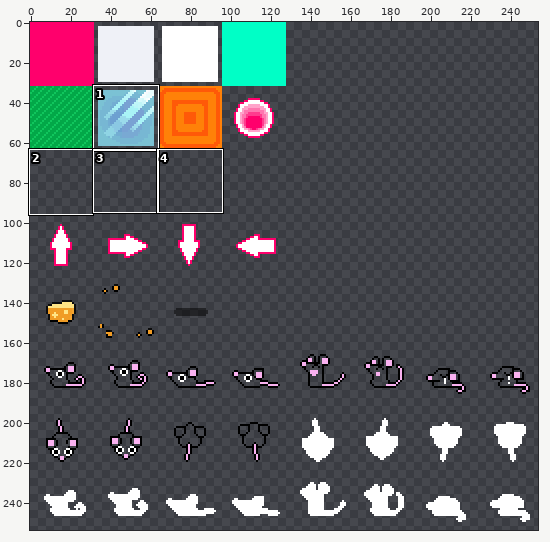
A sprite sheet gets an edit: rat-race/Assets/Textures/spritesheet.png. The picture above shows the old version from afar; the outline marks the close-up.
Close-up. Before the edit:
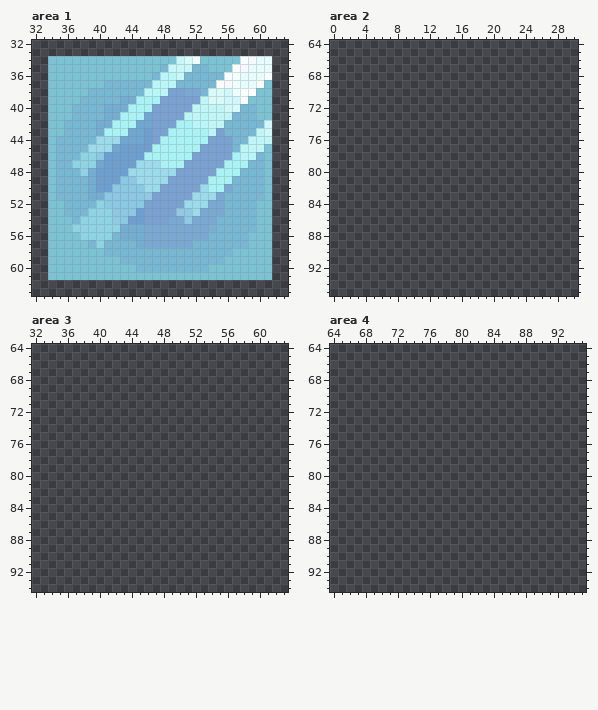
The file is 256x256 pixels. Colours within 5 levels of each other are drawn and written as one. Shown: area 1: x 32..63, y 32..63; area 2: x 0..30, y 64..95; area 3: x 32..63, y 64..94; area 4: x 64..95, y 64..94. The wide view leaves out empty margins. The commit also changed other parts of the picture, which this record leaves out.
After the commit:
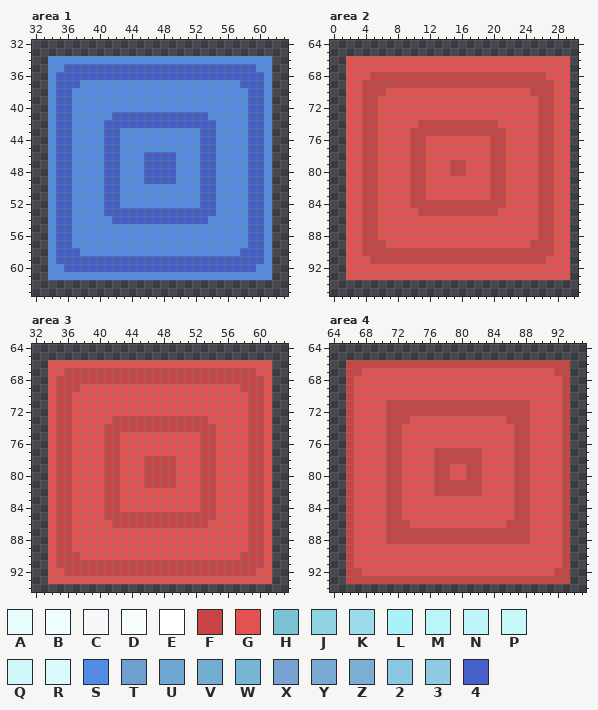
Palette (. is transparent): A #e8fcfd  B #eefdfd  C #f7f8fc  D #f7fefe  E #ffffff  F #c84545  G #e35151  H #7bc2d4  J #8fd4e4  K #9bdbeb  L #a9f3f6  M #baf5f8  N #c0f6f8  P #c7f7f9  Q #d0f8fa  R #d8fafb  S #518be3  T #6da0d1  U #70a6d2  V #73add2  W #77b7d3  X #79a2d3  Y #79a9d3  Z #7aafd3  2 #8ac8e3  3 #90c9e4  4 #4561c8
Diff:
Changed rows in their new state; - is an unchanged pixel.
Area 1:
first column x 34:
34 SSSSSSSSSSSSSSSSSSSSSSSSSSSS
35 SS444444444444444444444444SS
36 S44444444444444444444444444S
37 S444SSSSSSSSSSSSSSSSSSSS444S
38 S44SSSSSSSSSSSSSSSSSSSSSS44S
39 S44SSSSSSSSSSSSSSSSSSSSSS44S
40 S44SSSSSSSSSSSSSSSSSSSSSS44S
41 S44SSSSS444444444444SSSSS44S
42 S44SSSS44444444444444SSSS44S
43 S44SSSS44SSSSSSSSSS44SSSS44S
44 S44SSSS44SSSSSSSSSS44SSSS44S
45 S44SSSS44SSSSSSSSSS44SSSS44S
46 S44SSSS44SSS4444SSS44SSSS44S
47 S44SSSS44SSS4444SSS44SSSS44S
48 S44SSSS44SSS4444SSS44SSSS44S
49 S44SSSS44SSS4444SSS44SSSS44S
50 S44SSSS44SSSSSSSSSS44SSSS44S
51 S44SSSS44SSSSSSSSSS44SSSS44S
52 S44SSSS44SSSSSSSSSS44SSSS44S
53 S44SSSS44444444444444SSSS44S
54 S44SSSSS444444444444SSSSS44S
55 S44SSSSSSSSSSSSSSSSSSSSSS44S
56 S44SSSSSSSSSSSSSSSSSSSSSS44S
57 S44SSSSSSSSSSSSSSSSSSSSSS44S
58 S444SSSSSSSSSSSSSSSSSSSS444S
59 S44444444444444444444444444S
60 SS444444444444444444444444SS
61 SSSSSSSSSSSSSSSSSSSSSSSSSSSS
Area 2:
first column x 2:
66 GGGGGGGGGGGGGGGGGGGGGGGGGGGG
67 GGGGGGGGGGGGGGGGGGGGGGGGGGGG
68 GGGFFFFFFFFFFFFFFFFFFFFFFGGG
69 GGFFFFFFFFFFFFFFFFFFFFFFFFGG
70 GGFFFGGGGGGGGGGGGGGGGGGFFFGG
71 GGFFGGGGGGGGGGGGGGGGGGGGFFGG
72 GGFFGGGGGGGGGGGGGGGGGGGGFFGG
73 GGFFGGGGGGGGGGGGGGGGGGGGFFGG
74 GGFFGGGGGFFFFFFFFFFGGGGGFFGG
75 GGFFGGGGFFFFFFFFFFFFGGGGFFGG
76 GGFFGGGGFFGGGGGGGGFFGGGGFFGG
77 GGFFGGGGFFGGGGGGGGFFGGGGFFGG
78 GGFFGGGGFFGGGGGGGGFFGGGGFFGG
79 GGFFGGGGFFGGGFFGGGFFGGGGFFGG
80 GGFFGGGGFFGGGFFGGGFFGGGGFFGG
81 GGFFGGGGFFGGGGGGGGFFGGGGFFGG
82 GGFFGGGGFFGGGGGGGGFFGGGGFFGG
83 GGFFGGGGFFGGGGGGGGFFGGGGFFGG
84 GGFFGGGGFFFFFFFFFFFFGGGGFFGG
85 GGFFGGGGGFFFFFFFFFFGGGGGFFGG
86 GGFFGGGGGGGGGGGGGGGGGGGGFFGG
87 GGFFGGGGGGGGGGGGGGGGGGGGFFGG
88 GGFFGGGGGGGGGGGGGGGGGGGGFFGG
89 GGFFFGGGGGGGGGGGGGGGGGGFFFGG
90 GGFFFFFFFFFFFFFFFFFFFFFFFFGG
91 GGGFFFFFFFFFFFFFFFFFFFFFFGGG
92 GGGGGGGGGGGGGGGGGGGGGGGGGGGG
93 GGGGGGGGGGGGGGGGGGGGGGGGGGGG
Area 3:
first column x 34:
66 GGGGGGGGGGGGGGGGGGGGGGGGGGGG
67 GGFFFFFFFFFFFFFFFFFFFFFFFFGG
68 GFFFFFFFFFFFFFFFFFFFFFFFFFFG
69 GFFFGGGGGGGGGGGGGGGGGGGGFFFG
70 GFFGGGGGGGGGGGGGGGGGGGGGGFFG
71 GFFGGGGGGGGGGGGGGGGGGGGGGFFG
72 GFFGGGGGGGGGGGGGGGGGGGGGGFFG
73 GFFGGGGGFFFFFFFFFFFFGGGGGFFG
74 GFFGGGGFFFFFFFFFFFFFFGGGGFFG
75 GFFGGGGFFGGGGGGGGGGFFGGGGFFG
76 GFFGGGGFFGGGGGGGGGGFFGGGGFFG
77 GFFGGGGFFGGGGGGGGGGFFGGGGFFG
78 GFFGGGGFFGGGFFFFGGGFFGGGGFFG
79 GFFGGGGFFGGGFFFFGGGFFGGGGFFG
80 GFFGGGGFFGGGFFFFGGGFFGGGGFFG
81 GFFGGGGFFGGGFFFFGGGFFGGGGFFG
82 GFFGGGGFFGGGGGGGGGGFFGGGGFFG
83 GFFGGGGFFGGGGGGGGGGFFGGGGFFG
84 GFFGGGGFFGGGGGGGGGGFFGGGGFFG
85 GFFGGGGFFFFFFFFFFFFFFGGGGFFG
86 GFFGGGGGFFFFFFFFFFFFGGGGGFFG
87 GFFGGGGGGGGGGGGGGGGGGGGGGFFG
88 GFFGGGGGGGGGGGGGGGGGGGGGGFFG
89 GFFGGGGGGGGGGGGGGGGGGGGGGFFG
90 GFFFGGGGGGGGGGGGGGGGGGGGFFFG
91 GFFFFFFFFFFFFFFFFFFFFFFFFFFG
92 GGFFFFFFFFFFFFFFFFFFFFFFFFGG
93 GGGGGGGGGGGGGGGGGGGGGGGGGGGG
Area 4:
first column x 66:
66 FFFFFFFFFFFFFFFFFFFFFFFFFFFF
67 FFGGGGGGGGGGGGGGGGGGGGGGGGFF
68 FGGGGGGGGGGGGGGGGGGGGGGGGGGF
69 FGGGGGGGGGGGGGGGGGGGGGGGGGGF
70 FGGGGGGGGGGGGGGGGGGGGGGGGGGF
71 FGGGGFFFFFFFFFFFFFFFFFFGGGGF
72 FGGGGFFFFFFFFFFFFFFFFFFGGGGF
73 FGGGGFFFGGGGGGGGGGGGFFFGGGGF
74 FGGGGFFGGGGGGGGGGGGGGFFGGGGF
75 FGGGGFFGGGGGGGGGGGGGGFFGGGGF
76 FGGGGFFGGGGGGGGGGGGGGFFGGGGF
77 FGGGGFFGGGGFFFFFFGGGGFFGGGGF
78 FGGGGFFGGGGFFFFFFGGGGFFGGGGF
79 FGGGGFFGGGGFFGGFFGGGGFFGGGGF
80 FGGGGFFGGGGFFGGFFGGGGFFGGGGF
81 FGGGGFFGGGGFFFFFFGGGGFFGGGGF
82 FGGGGFFGGGGFFFFFFGGGGFFGGGGF
83 FGGGGFFGGGGGGGGGGGGGGFFGGGGF
84 FGGGGFFGGGGGGGGGGGGGGFFGGGGF
85 FGGGGFFGGGGGGGGGGGGGGFFGGGGF
86 FGGGGFFFGGGGGGGGGGGGFFFGGGGF
87 FGGGGFFFFFFFFFFFFFFFFFFGGGGF
88 FGGGGFFFFFFFFFFFFFFFFFFGGGGF
89 FGGGGGGGGGGGGGGGGGGGGGGGGGGF
90 FGGGGGGGGGGGGGGGGGGGGGGGGGGF
91 FGGGGGGGGGGGGGGGGGGGGGGGGGGF
92 FFGGGGGGGGGGGGGGGGGGGGGGGGFF
93 FFFFFFFFFFFFFFFFFFFFFFFFFFFF
Changed places in both close-ups, as pixel boxes (x1, y1, x2, y2):
changed: (48, 56, 272, 280)
added: (346, 56, 570, 280)
added: (48, 360, 272, 584)
added: (346, 360, 570, 584)
